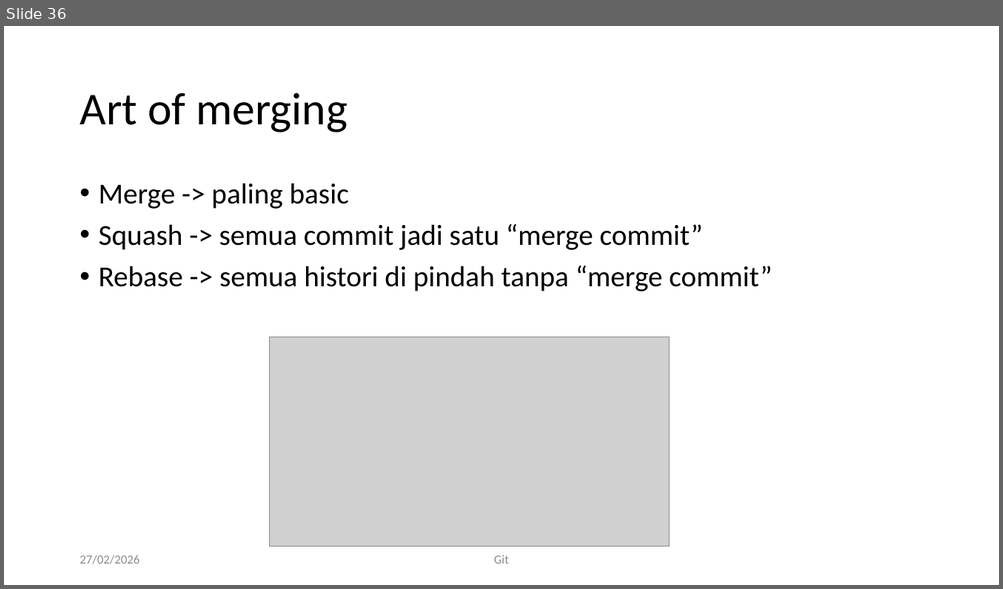
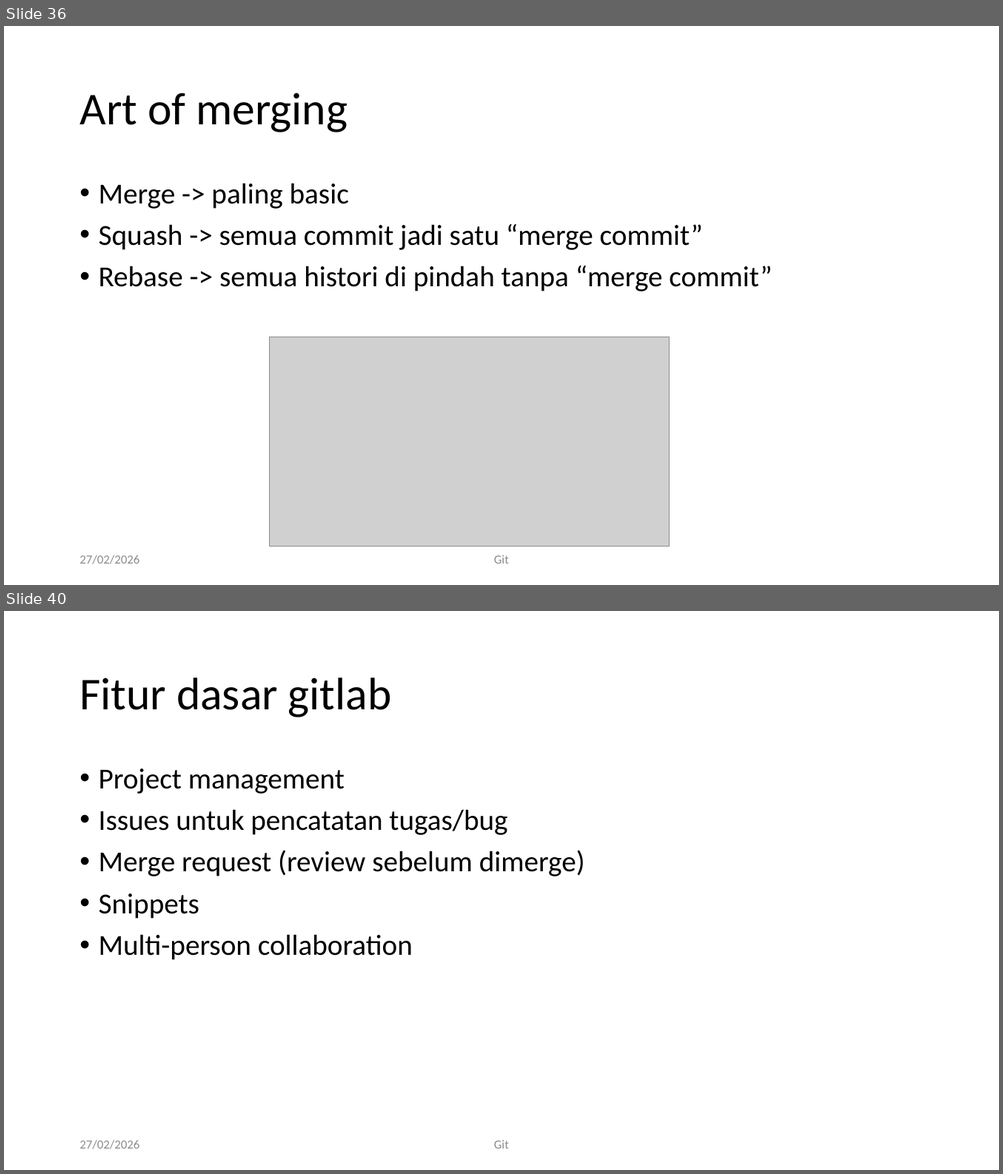
Before and after one commit to RayWP/training-uajy, a slide deck: Part 1 Git/Git-art of source control.pptx. Shown one above the other, each under a label of ours: slide 36 before the commit, slides 36 and 40 after it; the slides between them are not shown. The pictures are 1003x589 and 1003x1174 pixels, drawn with LibreOffice and Linux fonts; fonts in the diff are those of the drawing; grey boxes stand for pictures; background and template pictures are left out. Boxes give left, top, right and bottom in pixels: in the first picture for what was removed or moved away, otherwise in the second. Text is boxed around its words. In the diff, an @@ line names an element or a change of style, - is before the commit and + after.

Commit message:
add part 1 gitlab

```diff
--- a/Part 1 Git/Git-art of source control.pptx
+++ b/Part 1 Git/Git-art of source control.pptx
@@ slide 40 added at [4,611,999,1170], background #FFFFFF @@
@@ title added at [79,678,392,718], 44 pt, text #000000 @@
+Fitur dasar gitlab
@@ text added at [99,769,585,960], 28 pt, text #000000 @@
+• Project management
+• Issues untuk pencatatan tugas/bug
+• Merge request (review sebelum dimerge)
+• Snippets
+• Multi-person collaboration
@@ text added at [79,1140,139,1150], 12 pt, text #8C8C8C @@
+27/02/2026
@@ text added at [494,1140,509,1149], 12 pt, text #8C8C8C @@
+Git
```
Also in this commit, not shown: 14 other slides added, 5 other files.
